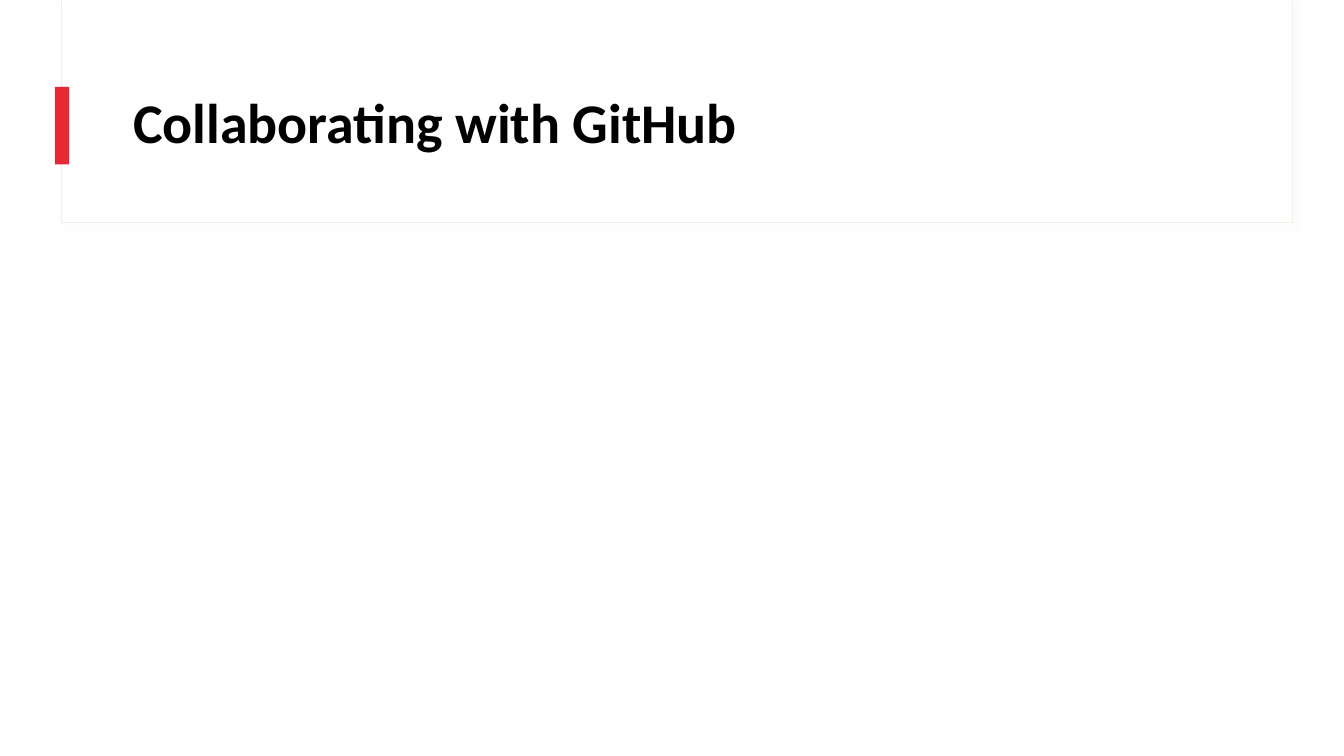
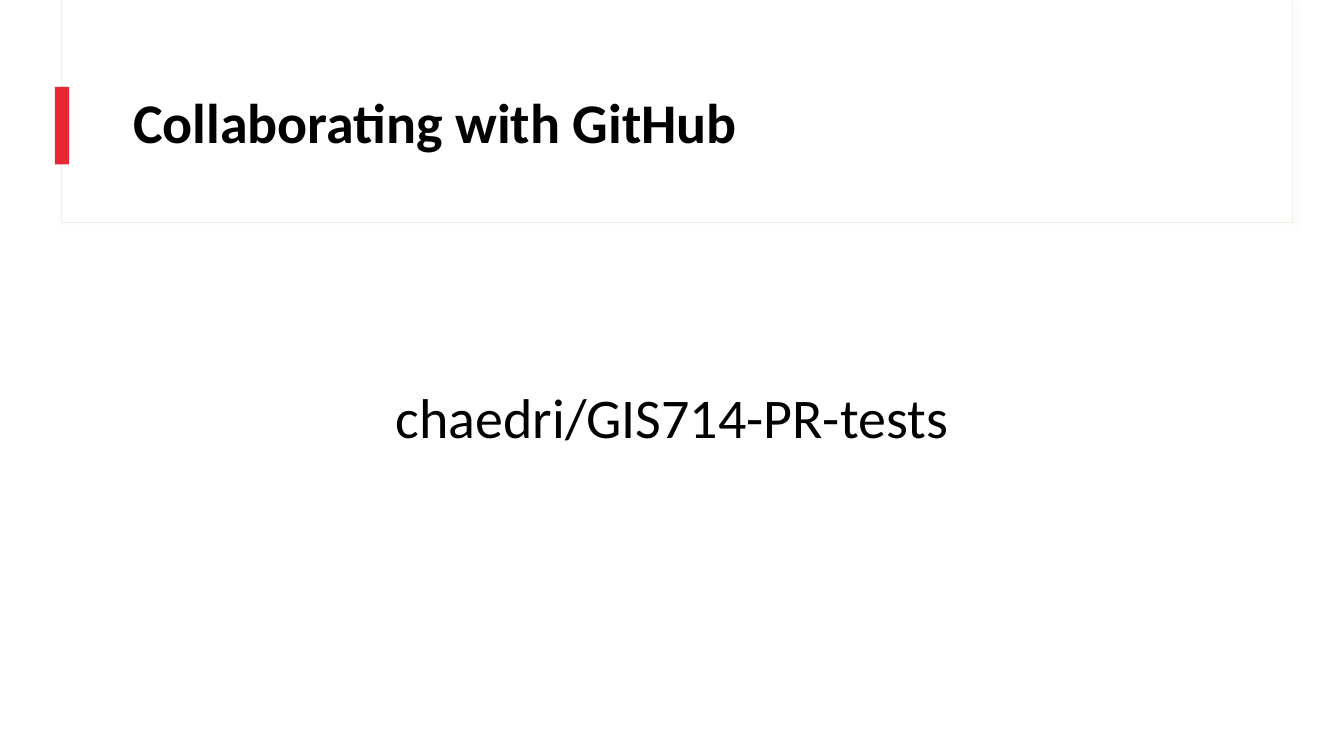
Before and after one commit to ncsu-geoforall-lab/GIS714-assignments, a slide deck: slide 13 of Intro_To_Git/Slides/Introduction_to_Git_and_GitHub.pptx. Drawn at 1344x756 pixels with LibreOffice and Linux fonts; fonts in the diff are those of the drawing. Boxes give left, top, right and bottom in pixels: in the first picture for what was removed or moved away, otherwise in the second. Text is boxed around its words. In the diff, an @@ line names an element or a change of style, - is before the commit and + after.

```diff
--- a/Intro_To_Git/Slides/Introduction_to_Git_and_GitHub.pptx
+++ b/Intro_To_Git/Slides/Introduction_to_Git_and_GitHub.pptx
@@ text added at <box>396,399,948,441</box>, 40 pt, text #000000 @@
+chaedri/GIS714-PR-tests
```
Also in this commit, not shown: 4 other slides changed, 1 slide added, 2 other files.
